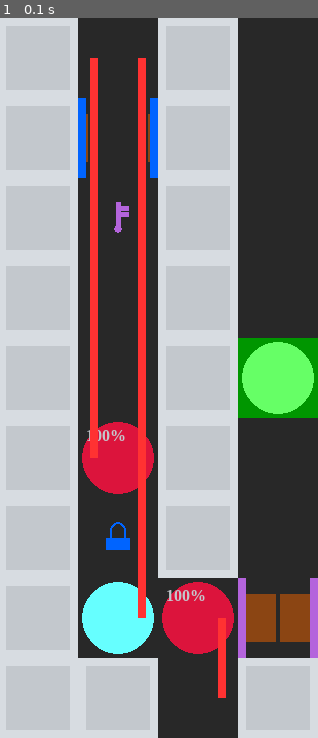
Above: before the commit, frame 1.
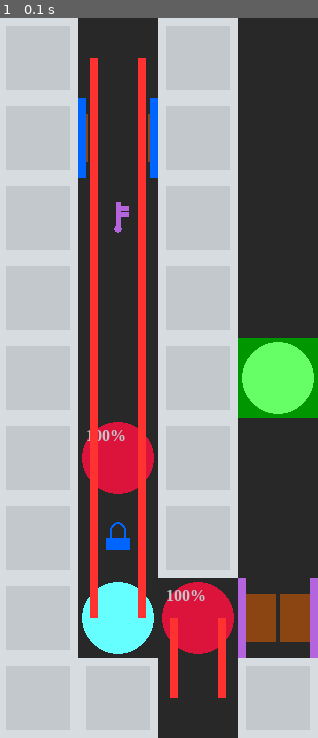
Above: after the commit, the same moment.

Repository: WingedSeal/mazegame
Game: pygame game, started from src/main.py
Same seed, same stepped clock (60 frames per second), same inputs: the game is played once before the commit and once after it.
Inputs:
- Up to frame 1 (0.1 s): no input

The runs differ from the first frame. In frame 1, 0.8% of the frame differs, in the area x 28-56%, y 61-95%.

Commit message:
feat: fix path missing in preview

Diff:
--- a/src/mazegame/preview.py
+++ b/src/mazegame/preview.py
@@ -28,6 +28,7 @@
     :param enemy: Enenmy
     :return: List of either (tuple of start_pos.x, start_pos.y, end_pos.x, end_pos.y, direction) for move or (tuple of pos.x, pos.y, times) for halt
     """
+    print(enemy.path)
     path = enemy.path
     starting_point = enemy.pos
     last_move = None
@@ -41,7 +42,8 @@
             last_move = move
         else:
             last_move_count += 1
-    print(condensed_path)
+    if last_move is not None:
+        condensed_path.append((last_move, last_move_count))
     path_points: list[
         tuple[float, float, float, float, Direction] | tuple[int, int, int]
     ] = []
